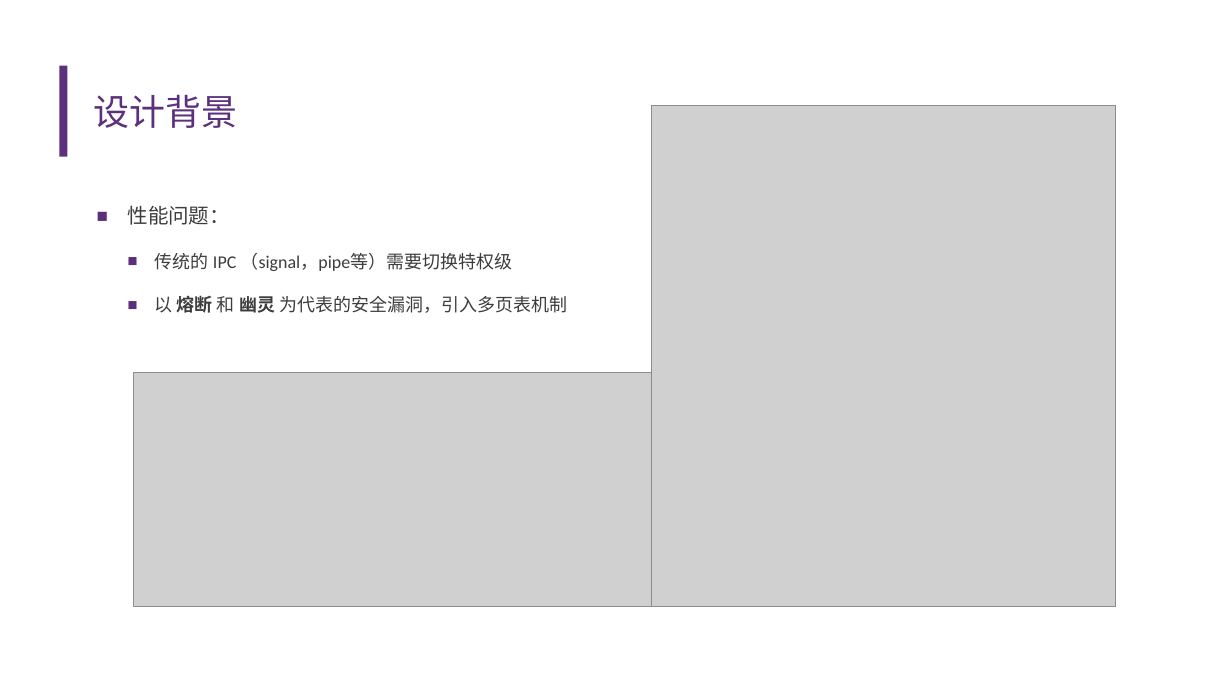
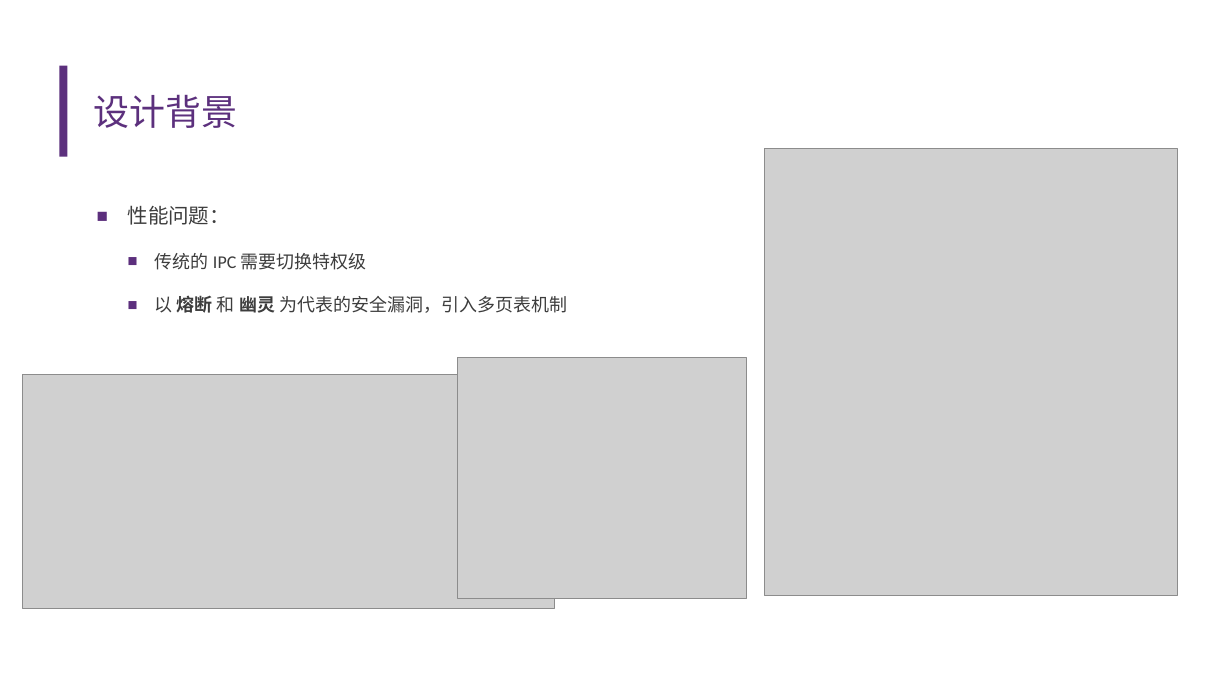
Before and after one commit to U-interrupt/uintr, a slide deck: slide 2 of doc/开题报告.pptx. Drawn at 1232x693 pixels with LibreOffice and Linux fonts; fonts in the diff are those of the drawing; grey boxes stand for pictures; background and template pictures are left out. Boxes give left, top, right and bottom in pixels: in the first picture for what was removed or moved away, otherwise in the second. Text is boxed around its words. In the diff, an @@ line names an element or a change of style, - is before the commit and + after.

```diff
--- a/doc/开题报告.pptx
+++ b/doc/开题报告.pptx
@@ picture: place and size @@
-picture at (652,105,1116,607)
+picture at (764,149,1177,595)
@@ text at (155,253,367,270): text changed @@
-    ■ 传统的 IPC （signal，pipe等）需要切换特权级
+    ■ 传统的 IPC 需要切换特权级
@@ picture added at (458,358,747,598) @@
@@ picture: place and size @@
-picture at (133,372,665,607)
+picture at (23,374,555,609)
```
Also in this commit, not shown: 6 other slides changed, 1 slide added, 1 slide removed.
